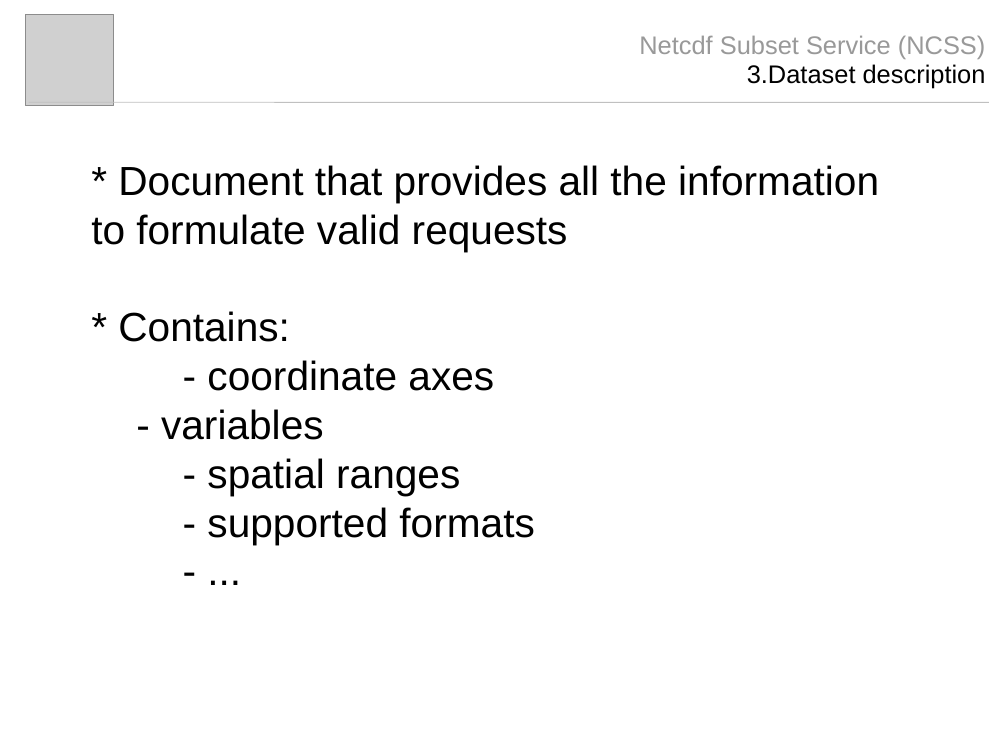
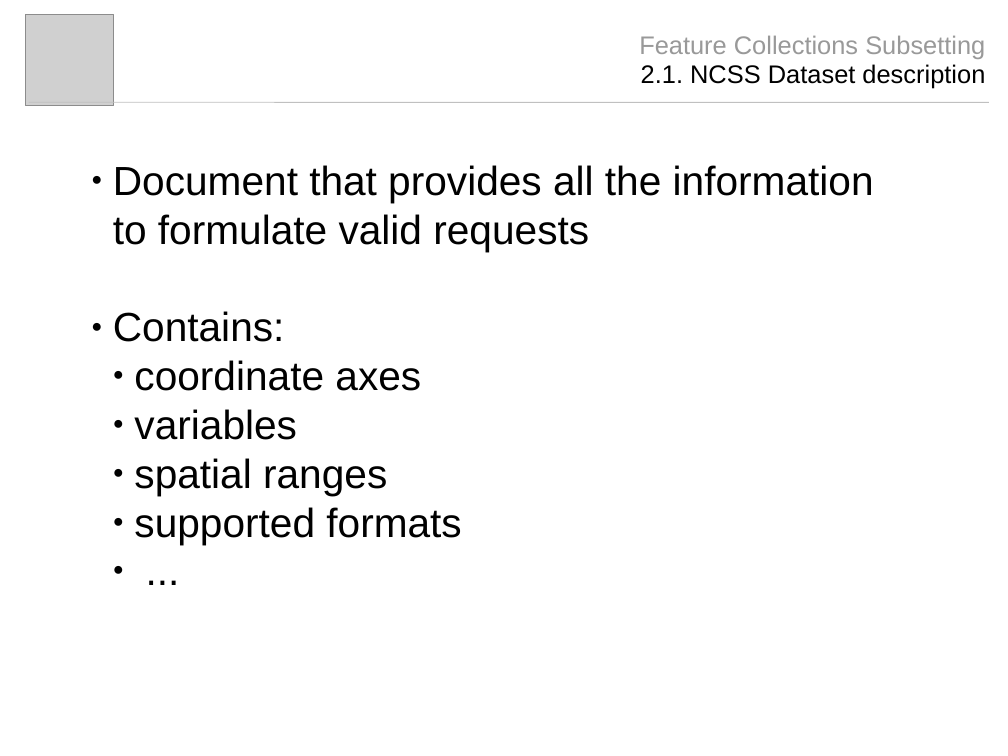
Before and after one commit to Unidata/thredds, a slide deck: slide 6 of docs/web/thredds/tech/tds4.3/reference/ncss/NCSS_4_3.odp (slide 4 before the commit). Drawn at 1008x756 pixels with LibreOffice and Linux fonts; fonts in the diff are those of the drawing; grey boxes stand for pictures. Boxes give left, top, right and bottom in pixels: in the first picture for what was removed or moved away, otherwise in the second. Text is boxed around its words. In the diff, an @@ line names an element or a change of style, - is before the commit and + after.

```diff
--- a/docs/web/thredds/tech/tds4.3/reference/ncss/NCSS_4_3.odp
+++ b/docs/web/thredds/tech/tds4.3/reference/ncss/NCSS_4_3.odp
@@ text at [639, 35, 985, 88]: text changed @@
-Netcdf Subset Service (NCSS)
-3.Dataset description
+Feature Collections Subsetting
+2.1. NCSS Dataset description
@@ text at [113, 165, 874, 544]: text changed @@
-* Document that provides all the information to formulate valid requests
-* Contains:
-- coordinate axes
-- variables
-- spatial ranges
-- supported formats
-- ...
+● Document that provides all the information to formulate valid requests
+● Contains:
+  ● coordinate axes
+  ● variables
+  ● spatial ranges
+  ● supported formats
+  ● ...
```
Also in this commit, not shown: 10 other slides changed, 12 slides added, 2 slides removed, 2 other files.
